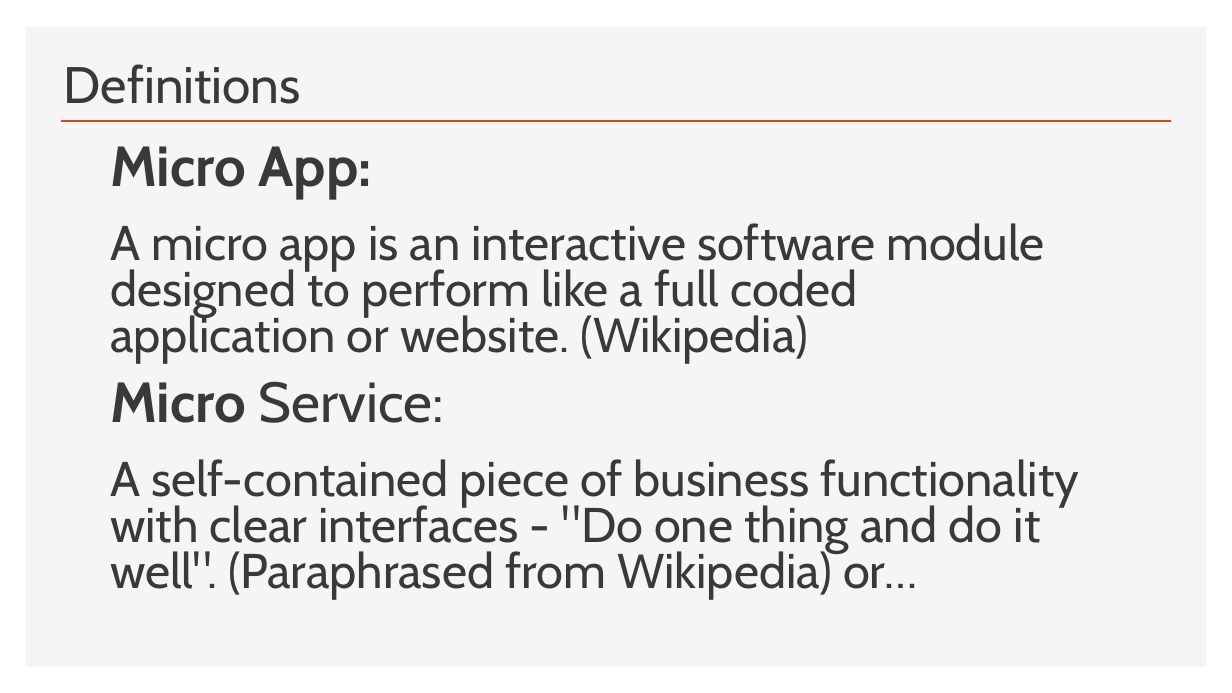
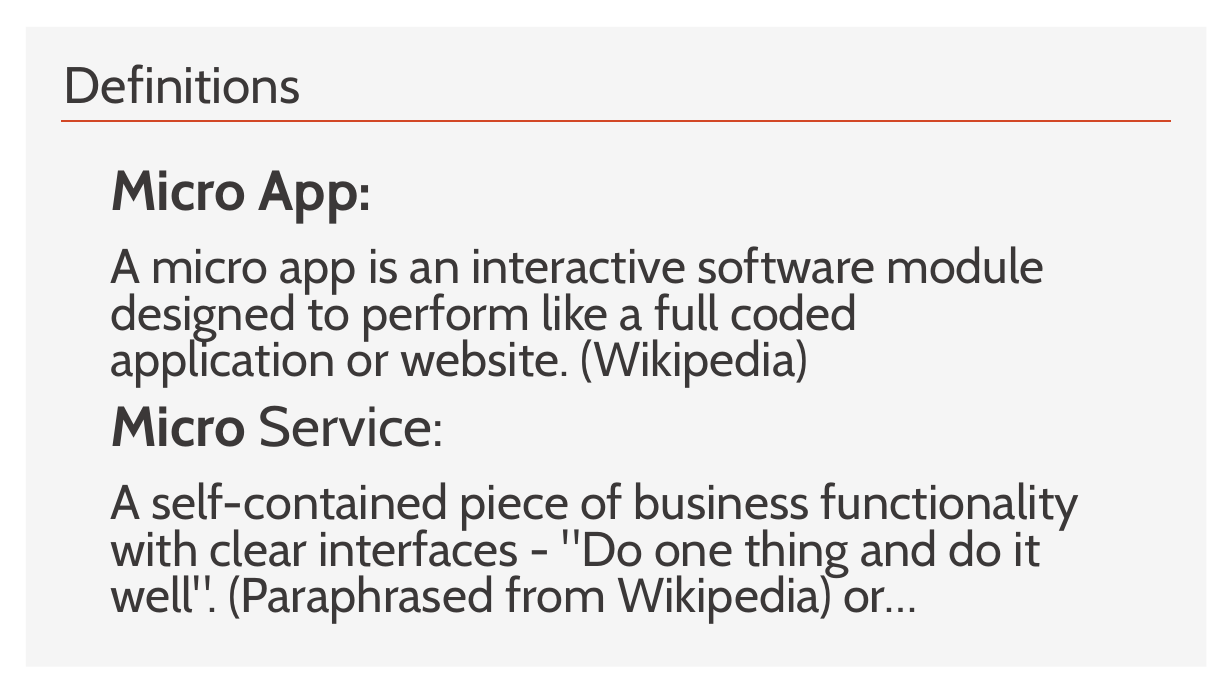
Before and after one commit to iwswordpress/ndc-london-web-components, a slide deck: slide 12 of NDC-TALK.pptx. Drawn at 1232x693 pixels with LibreOffice and Linux fonts; fonts in the diff are those of the drawing. Boxes give left, top, right and bottom in pixels: in the first picture for what was removed or moved away, otherwise in the second. Text is boxed around its words. In the diff, an @@ line names an element or a change of style, - is before the commit and + after.

```diff
--- a/NDC-TALK.pptx
+++ b/NDC-TALK.pptx
@@ text "Micro App:": place and size @@
-text "Micro App:" at bbox=[110, 146, 1079, 600]
+text "Micro App:" at bbox=[110, 170, 1079, 623]
```
Also in this commit, not shown: 3 other slides changed, 9 other files.
